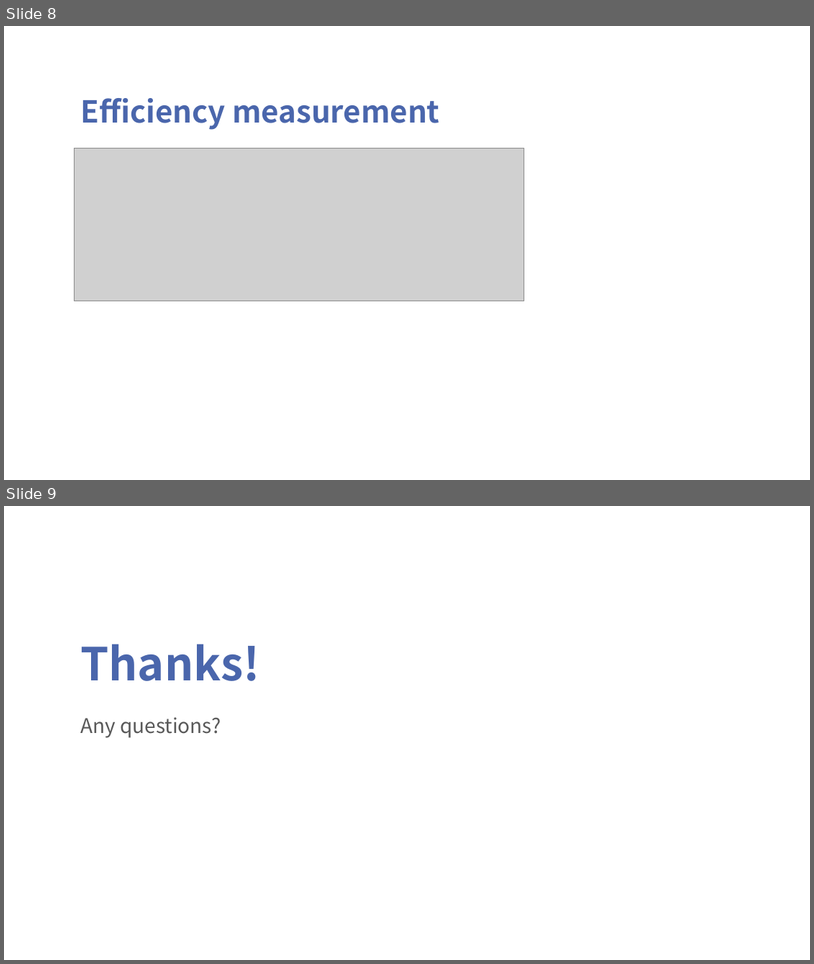
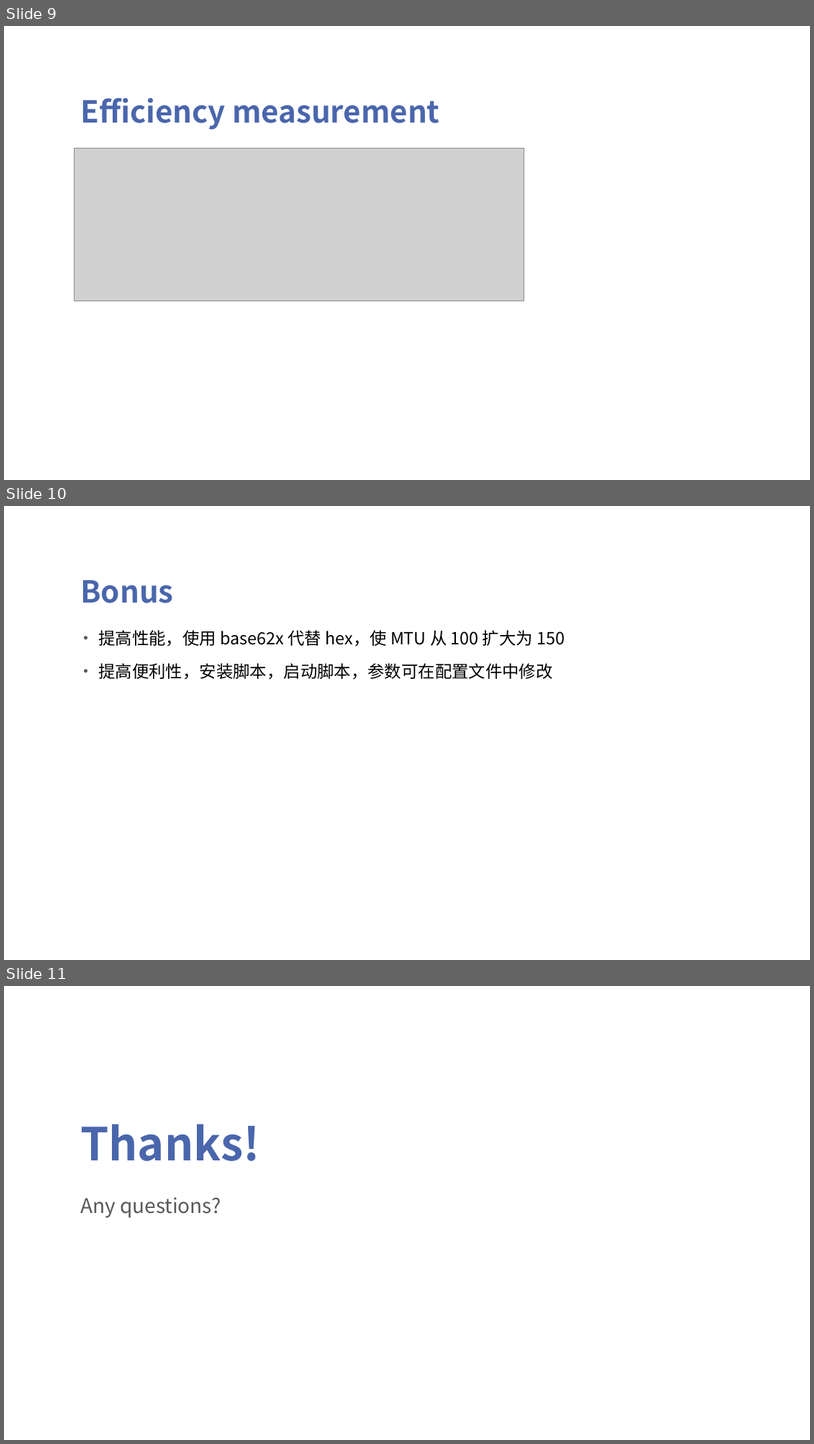
Before and after one commit to Tonny-Gu/cs305_dns, a slide deck: doc/pre-ppt.pptx. Shown one above the other, each under a label of ours: slides 8 and 9 before the commit, slides 9, 10 and 11 after it. The pictures are 814x964 and 814x1444 pixels, drawn with LibreOffice and Linux fonts; fonts in the diff are those of the drawing; grey boxes stand for pictures; background and template pictures are left out. Boxes give left, top, right and bottom in pixels: in the first picture for what was removed or moved away, otherwise in the second. Text is boxed around its words. In the diff, an @@ line names an element or a change of style, - is before the commit and + after.

```diff
--- a/doc/pre-ppt.pptx
+++ b/doc/pre-ppt.pptx
@@ slide 10 added at [4, 506, 810, 960], background picture (left out) @@
@@ title added at [80, 580, 173, 603], 36 pt, text #4A66AC, bold @@
+Bonus
@@ text added at [98, 630, 565, 680], 20 pt, text #000000 @@
+• 提高性能，使用 base62x 代替 hex，使 MTU 从 100 扩大为 150
+• 提高便利性，安装脚本，启动脚本，参数可在配置文件中修改
@@ what was slide 8 is now slide 9 @@
@@ what was slide 9 is now slide 11 @@
```
Also in this commit, not shown: 1 slide changed, 1 other slide added, 1 other file.
